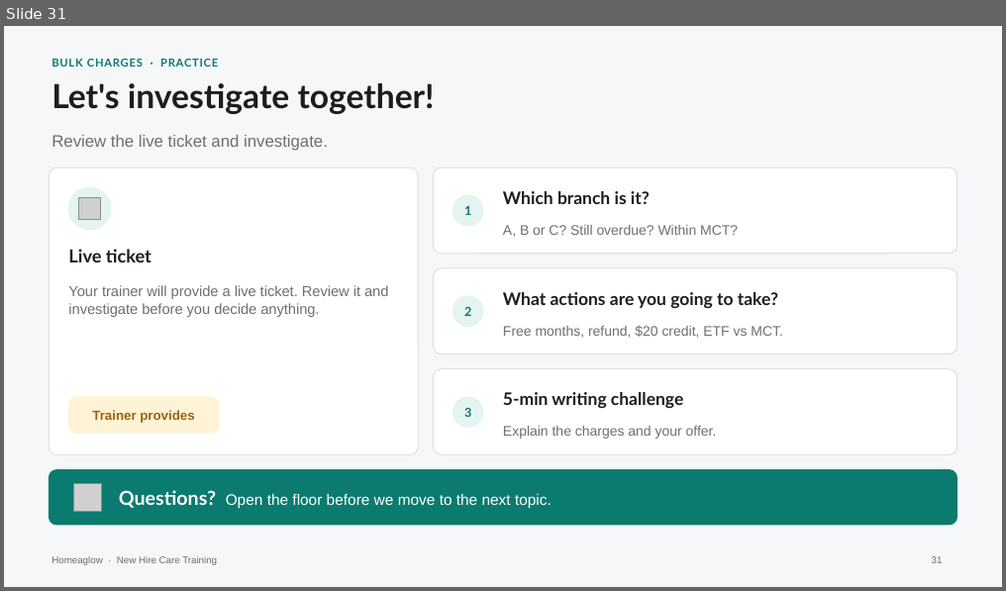
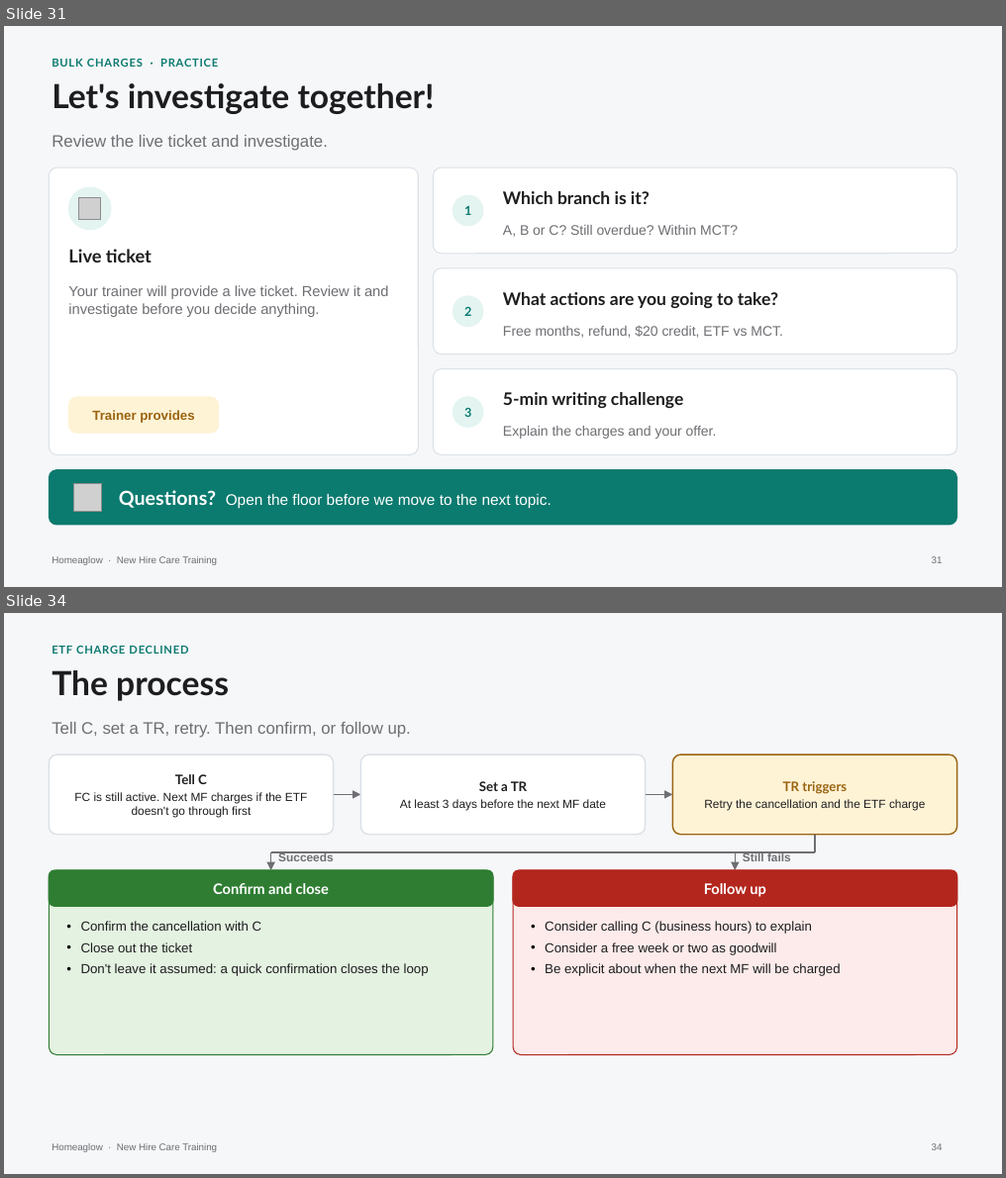
Before and after one commit to anjulimichelle/training, a slide deck: refunds-abuse-duplicates-bulk/refunds-abuse-duplicates-bulk.pptx. Shown one above the other, each under a label of ours: slide 31 before the commit, slides 31 and 34 after it; the slides between them are not shown. The pictures are 1006x591 and 1006x1178 pixels, drawn with LibreOffice and Linux fonts; fonts in the diff are those of the drawing; grey boxes stand for pictures. Boxes give left, top, right and bottom in pixels: in the first picture for what was removed or moved away, otherwise in the second. Text is boxed around its words. In the diff, an @@ line names an element or a change of style, - is before the commit and + after.

```diff
--- a/refunds-abuse-duplicates-bulk/refunds-abuse-duplicates-bulk.pptx
+++ b/refunds-abuse-duplicates-bulk/refunds-abuse-duplicates-bulk.pptx
@@ slide 34 added at bbox=[4, 613, 1002, 1174], background #F6F7F9; not listed: 1 template element that a slide beside it also shows @@
@@ text added at bbox=[52, 646, 188, 654], 8 pt, text #0B7A6F, bold @@
+ETF CHARGE DECLINED
@@ text added at bbox=[52, 670, 229, 701], 24 pt, text #1D1D1F, bold @@
+The process
@@ text added at bbox=[52, 722, 411, 738], 12 pt, text #6E6E73 @@
+Tell C, set a TR, retry. Then confirm, or follow up.
@@ rounded rectangle added at bbox=[49, 755, 334, 835], fill #FFFFFF, outline #DCE1E7 1 pt @@
@@ rounded rectangle added at bbox=[361, 755, 646, 835], fill #FFFFFF, outline #DCE1E7 1 pt @@
@@ rounded rectangle added at bbox=[672, 755, 957, 835], fill #FFF3D6, outline #9A6410 1 pt @@
@@ text added at bbox=[74, 774, 307, 818], 8.5 pt, text #1D1D1F @@
+Tell C
+FC is still active. Next MF charges if the ETF doesn't go through first
@@ text added at bbox=[400, 781, 606, 811], 8.5 pt, text #1D1D1F @@
+Set a TR
+At least 3 days before the next MF date
@@ text added at bbox=[704, 781, 925, 811], 8.5 pt, text #1D1D1F @@
+TR triggers
+Retry the cancellation and the ETF charge
@@ arrow added from (334, 794) to (361, 794), #6E6E73 1 pt @@
@@ arrow added from (645, 794) to (672, 794), #6E6E73 1 pt @@
@@ line added from (814, 835) to (814, 853), #6E6E73 1 pt @@
@@ rounded rectangle added at bbox=[49, 870, 493, 1056], fill #E4F2E1, outline #2E7D32 0.75 pt @@
@@ rounded rectangle added at bbox=[49, 870, 493, 906], fill #2E7D32, outline #2E7D32 1 pt, 10.5 pt, text #FFFFFF, bold @@
+Confirm and close
@@ line added from (270, 853) to (814, 853), #6E6E73 1 pt @@
@@ arrow added from (270, 853) to (270, 870), #6E6E73 1 pt @@
@@ text added at bbox=[278, 853, 334, 861], 8.5 pt, text #6E6E73, bold @@
+Succeeds
@@ rounded rectangle added at bbox=[513, 870, 957, 1056], fill #FCEBEA, outline #B3261E 0.75 pt @@
@@ rounded rectangle added at bbox=[513, 870, 957, 906], fill #B3261E, outline #B3261E 1 pt, 10.5 pt, text #FFFFFF, bold @@
+Follow up
@@ arrow added from (736, 853) to (736, 870), #6E6E73 1 pt @@
@@ text added at bbox=[743, 853, 791, 861], 8.5 pt, text #6E6E73, bold @@
+Still fails
@@ text added at bbox=[81, 921, 429, 976], 9.5 pt, text #1D1D1F @@
+• Confirm the cancellation with C
+• Close out the ticket
+• Don't leave it assumed: a quick confirmation closes the loop
@@ text added at bbox=[545, 921, 841, 976], 9.5 pt, text #1D1D1F @@
+• Consider calling C (business hours) to explain
+• Consider a free week or two as goodwill
+• Be explicit about when the next MF will be charged
@@ page number added at bbox=[932, 1144, 943, 1151], 7 pt, text #6E6E73 @@
+34
```
Also in this commit, not shown: 7 slides changed, 17 other slides added, 2 other files.
